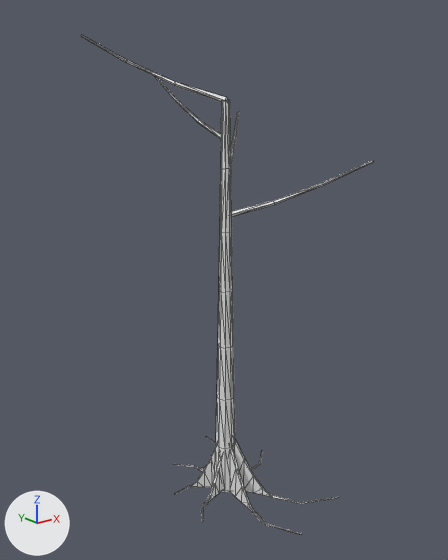
The OBJ model game/assets/models/plants/SM_Plant_CeibaYoung_Trunk.obj: old version first, new version second.
The view is the same before and after, from a 50 mm lens placed at (-21.7, -26.9, 24.7), pointed at (-0.4, -0.3, 14.1). Arrows for +X, +Y and +Z are at lower left; the lights stay in place. The first picture is the older version. Mesh edges are drawn as thin lines. Where no turn or scale is listed for an object, it has been applied to the vertices.

Objects in the first picture: 'SM_Plant_CeibaYoung_Trunk'.
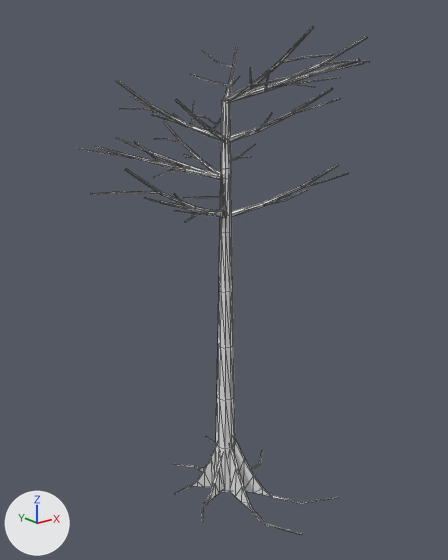
The change, as a list of edits to the scene's bpy script:
```text
Change me_sm_plant_ceibayoung_trunk:
    used by ob_sm_plant_ceibayoung_trunk; location = (0.0, 0.0, 0.0)
    remove me_sm_plant_ceibayoung_trunk.from_pydata(...)  # 374 vertices, 573 faces; spans x -4.4..5.8, y -6.3..8.5, z 0.0..27.5
    add me_sm_plant_ceibayoung_trunk.from_pydata(...)  # 998 vertices, 1509 faces; spans x -8.3..6.0, y -8.2..7.1, z 0.0..27.1
    me_sm_plant_ceibayoung_trunk part 1: the loose piece of 16 vertices spanning x -0.1..5.1, y -6.1..0.1, z 17.6..21.0 is copied, and the copy is multiplied about its middle by the matrix ((-0.186, 0.873, -0.099), (-0.876, -0.193, -0.052), (-0.071, 0.086, 0.891)), then moved by (-5.7, 1.3, -0.5); it spans x -6.6..0.1, y -3.5..0.1, z 17.6..19.8
    me_sm_plant_ceibayoung_trunk part 2: the loose piece of 16 vertices spanning x -0.1..5.1, y -6.1..0.1, z 17.6..21.0 is copied, and the copy is multiplied about its middle by the matrix ((-0.448, 0.824, 0.036), (-0.825, -0.449, 0.007), (0.023, -0.028, 0.938)), then moved by (-6.0, 2.3, 0.0); it spans x -7.1..0.0, y -1.5..0.2, z 17.6..21.1
    me_sm_plant_ceibayoung_trunk part 3: the loose piece of 16 vertices spanning x -0.1..5.8, y -0.1..5.9, z 19.7..23.2 is copied, and the copy is multiplied about its middle by the matrix ((0.53, -0.531, 0.0), (0.53, 0.529, -0.04), (0.028, 0.029, 0.749)), then moved by (-2.9, 0.1, -0.3); it spans x -0.2..0.2, y 0.0..6.0, z 19.7..22.7
    me_sm_plant_ceibayoung_trunk part 4: the loose piece of 16 vertices spanning x -4.4..0.1, y -0.1..7.7, z 23.8..27.5 is copied, and the copy is scaled about its middle by (1.13, 0.426, 0.638), then moved by (-0.3, -2.2, -4.7); it spans x -4.9..0.1, y -0.1..3.3, z 19.7..22.1
    me_sm_plant_ceibayoung_trunk part 5: the loose piece of 16 vertices spanning x -0.1..5.8, y -0.1..5.9, z 19.7..23.2 is copied, and the copy is scaled about its middle by (-0.921, -0.529, 0.669), then moved by (-5.4, -4.4, 1.6); it spans x -5.3..0.1, y -3.1..0.1, z 21.7..24.2
    me_sm_plant_ceibayoung_trunk part 6: the loose piece of 16 vertices spanning x -0.2..1.1, y 0.0..8.5, z 21.7..25.3 is copied, and the copy is multiplied about its middle by the matrix ((0.785, -0.282, -0.015), (0.282, 0.782, 0.068), (-0.008, -0.069, 0.831)), then moved by (-1.3, -0.7, -0.5); it spans x -1.7..0.2, y 0.0..7.1, z 21.7..24.2
    me_sm_plant_ceibayoung_trunk part 7: the loose piece of 16 vertices spanning x -0.2..1.1, y 0.0..8.5, z 21.7..25.3 is copied, and the copy is scaled about its middle by (-1.16, -0.867, 0.92), then moved by (-1.0, -7.9, 1.9); it spans x -1.3..0.2, y -7.3..0.0, z 23.8..27.1
    me_sm_plant_ceibayoung_trunk part 8: 26 vertices moved from x -3.0..5.1, y -6.1..5.2, z 18.5..25.9 to x -3.0..3.9, y -4.7..3.9, z 18.3..25.7; 25 vertices removed from x -4.4..5.8, y 1.9..8.5, z 20.7..27.5; 537 vertices added at x -8.3..6.0, y -8.2..6.9, z 17.6..27.1
```

Pixel boxes [x1, y1, x2, y2] of what changed, in the pictures (448 x 560 px):
'SM_Plant_CeibaYoung_Trunk', reshaped
    before: [81, 35, 373, 535]
    after: [75, 26, 369, 535]
part 1 of me_sm_plant_ceibayoung_trunk, added
    after: [160, 201, 225, 218]
part 2 of me_sm_plant_ceibayoung_trunk, added
    after: [125, 168, 210, 211]
part 3 of me_sm_plant_ceibayoung_trunk, added
    after: [164, 122, 221, 174]
part 4 of me_sm_plant_ceibayoung_trunk, added
    after: [116, 138, 221, 175]
part 5 of me_sm_plant_ceibayoung_trunk, added
    after: [175, 99, 227, 142]
part 6 of me_sm_plant_ceibayoung_trunk, added
    after: [130, 96, 208, 131]
part 7 of me_sm_plant_ceibayoung_trunk, added
    after: [223, 26, 314, 102]
part 8 of me_sm_plant_ceibayoung_trunk, built on
    before: [81, 35, 239, 164]
    after: [75, 36, 369, 223]
